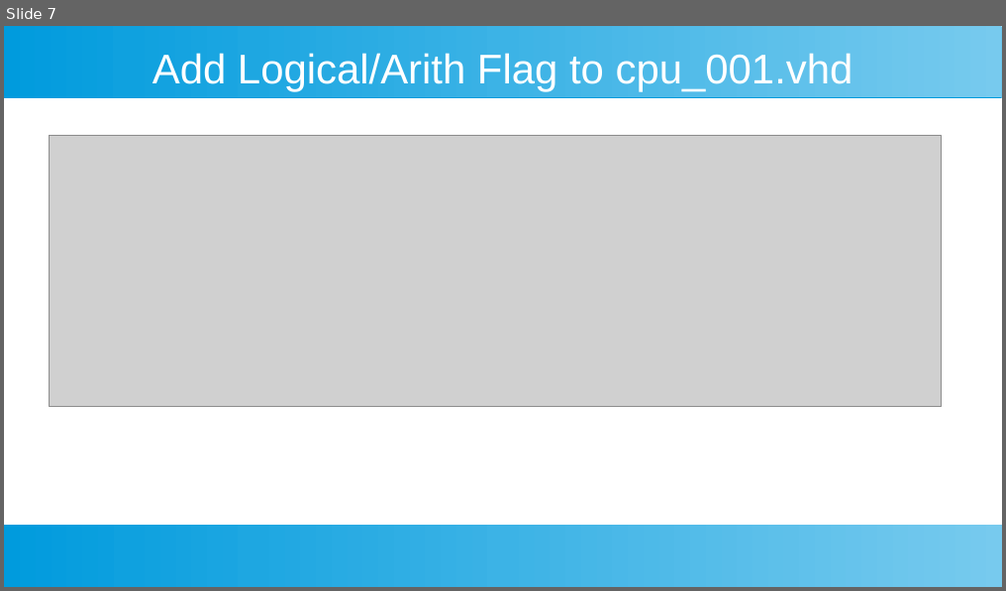
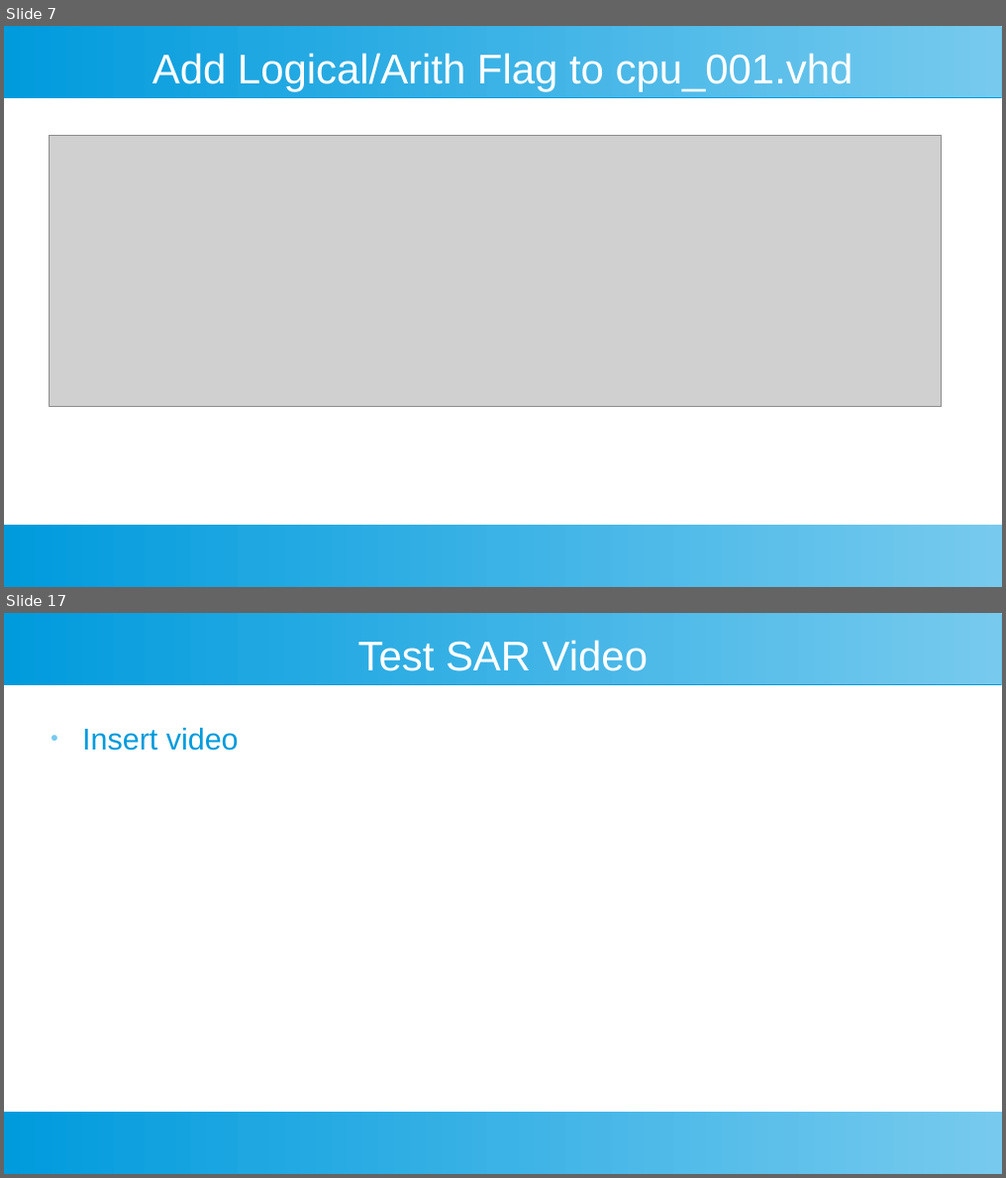
Before and after one commit to douggilliland/Design_A_CPU, a slide deck: Docs/DIY-FPGA-Computer-09_Shifting_Rotating.odp. Shown one above the other, each under a label of ours: slide 7 before the commit, slides 7 and 17 after it; the slides between them are not shown. The pictures are 1006x591 and 1006x1178 pixels, drawn with LibreOffice and Linux fonts; fonts in the diff are those of the drawing; grey boxes stand for pictures. Boxes give left, top, right and bottom in pixels: in the first picture for what was removed or moved away, otherwise in the second. Text is boxed around its words. In the diff, an @@ line names an element or a change of style, - is before the commit and + after.

```diff
--- a/Docs/DIY-FPGA-Computer-09_Shifting_Rotating.odp
+++ b/Docs/DIY-FPGA-Computer-09_Shifting_Rotating.odp
@@ slide 17 added at [4,613,1002,1174], background #FFFFFF; not listed: 2 template elements that a slide beside it also shows @@
@@ title added at [358,640,648,671], 33 pt, text #FFFFFF @@
+Test SAR Video
@@ text added at [82,728,239,751], 24 pt, text #009BDD @@
+● Insert video
```
Also in this commit, not shown: 5 slides changed, 13 other slides added, 25 other files.
